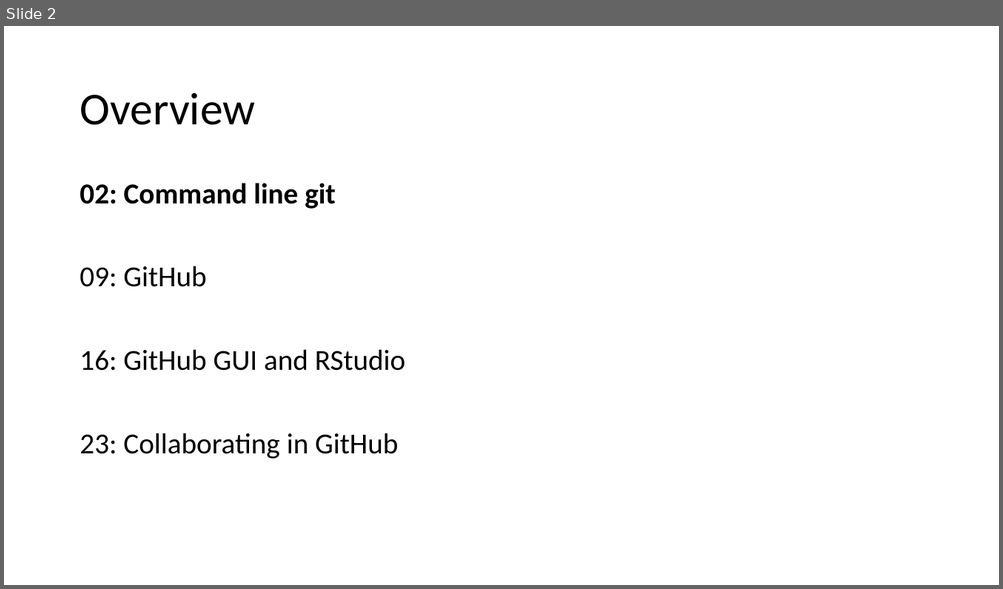
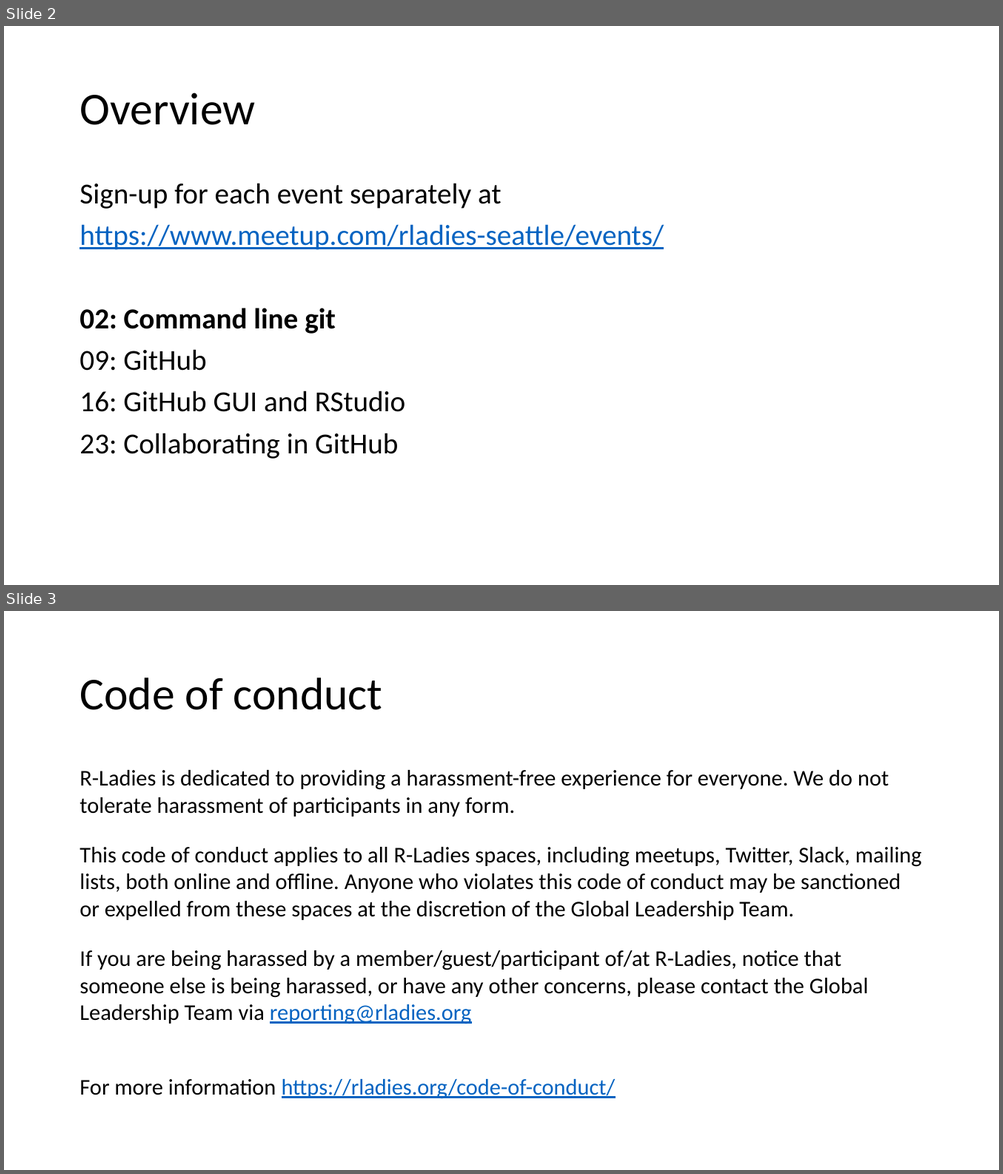
Before and after one commit to kdillmcfarland/2021-04-02-r-ladies-seattle-online, a slide deck: _episodes/R-ladies/2021-04_setup.pptx. Shown one above the other, each under a label of ours: slide 2 before the commit, slides 2 and 3 after it. The pictures are 1003x589 and 1003x1174 pixels, drawn with LibreOffice and Linux fonts; fonts in the diff are those of the drawing. Boxes give left, top, right and bottom in pixels: in the first picture for what was removed or moved away, otherwise in the second. Text is boxed around its words. In the diff, an @@ line names an element or a change of style, - is before the commit and + after.

Commit message:
Update 2021-04_setup.pptx
code of conduct

```diff
--- a/_episodes/R-ladies/2021-04_setup.pptx
+++ b/_episodes/R-ladies/2021-04_setup.pptx
@@ slide 3 added at [4,611,999,1170], background #FFFFFF @@
@@ title added at [79,678,383,710], 44 pt, text #000000 @@
+Code of conduct
@@ text added at [79,770,922,1099], 21.7 pt, text #000000 @@
+R-Ladies is dedicated to providing a harassment-free experience for everyone. We do not tolerate harassment of participants in any form.
+This code of conduct applies to all R-Ladies spaces, including meetups, Twitter, Slack, mailing lists, both online and offline. Anyone who violates this code of conduct may be sanctioned or expelled from these spaces at the discretion of the Global Leadership Team.
+If you are being harassed by a member/guest/participant of/at R-Ladies, notice that someone else is being harassed, or have any other concerns, please contact the Global Leadership Team via reporting@rladies.org
+For more information https://rladies.org/code-of-conduct/
@@ slide 2 changed as well @@
@@ text at [79,183,663,250]: paragraphs added @@
+Sign-up for each event separately at
+https://www.meetup.com/rladies-seattle/events/
```
Also in this commit, not shown: 3 other slides changed.
